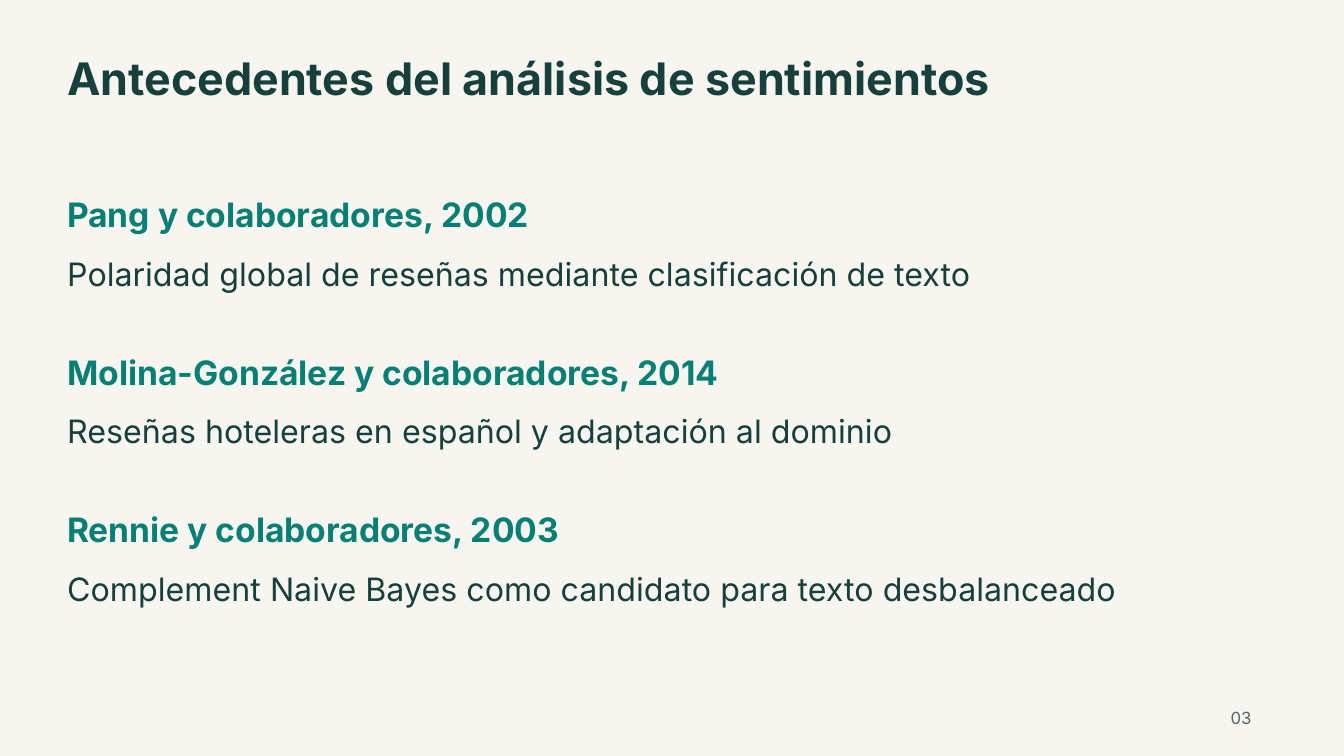
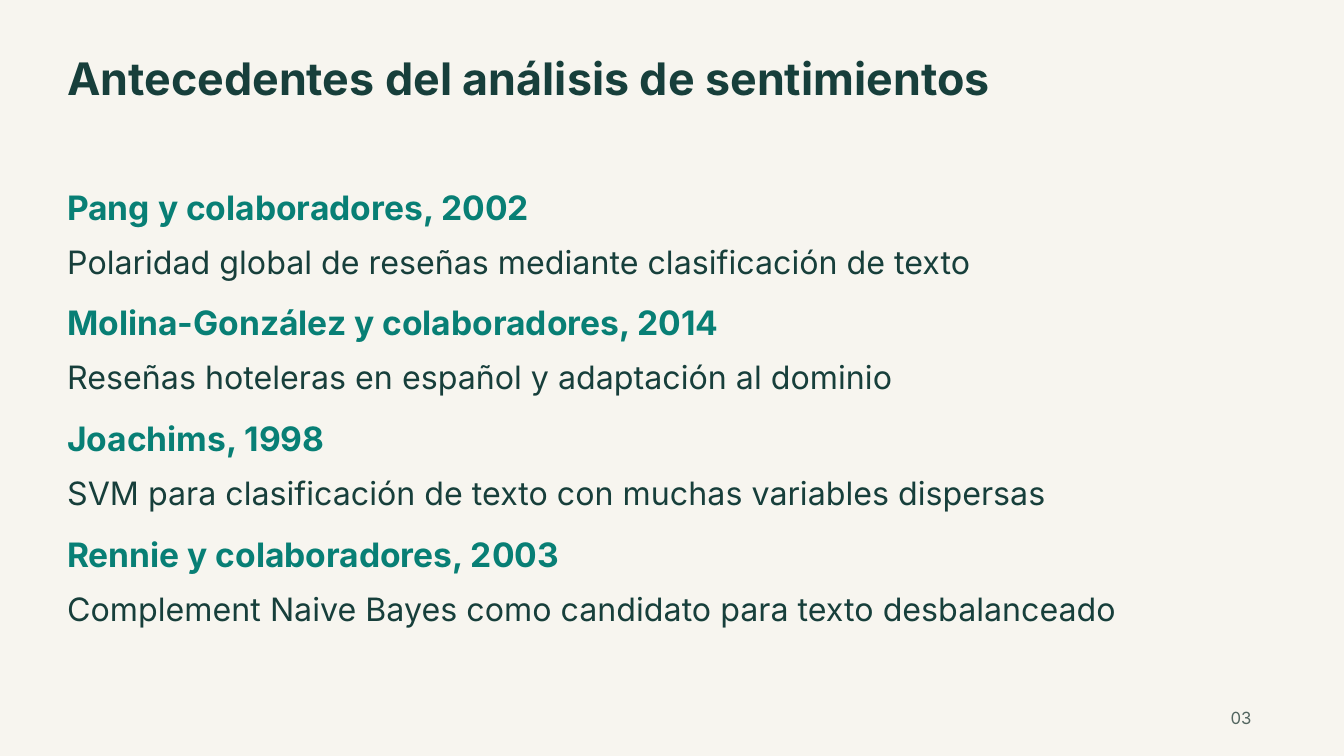
Before and after one commit to bvelastegui/hotel-reviews-ml, a slide deck: slide 3 of entregables/presentacion.pptx. Drawn at 1344x756 pixels with LibreOffice and Linux fonts; fonts in the diff are those of the drawing. Boxes give left, top, right and bottom in pixels: in the first picture for what was removed or moved away, otherwise in the second. Text is boxed around its words. In the diff, an @@ line names an element or a change of style, - is before the commit and + after.

```diff
--- a/entregables/presentacion.pptx
+++ b/entregables/presentacion.pptx
@@ text "Pang y colaboradores, 2002": place and size @@
-text "Pang y colaboradores, 2002" at <box>67,202,529,235</box>
+text "Pang y colaboradores, 2002" at <box>67,195,529,228</box>
@@ text "Polaridad global de reseñas mediante ...": place and size @@
-text "Polaridad global de reseñas mediante ..." at <box>67,261,970,293</box>
+text "Polaridad global de reseñas mediante ..." at <box>67,249,970,281</box>
@@ text "Molina-González y colaboradores, 2014": place and size @@
-text "Molina-González y colaboradores, 2014" at <box>67,359,719,392</box>
+text "Molina-González y colaboradores, 2014" at <box>67,309,719,342</box>
@@ text "Reseñas hoteleras en español y ...": place and size @@
-text "Reseñas hoteleras en español y ..." at <box>67,418,892,450</box>
+text "Reseñas hoteleras en español y ..." at <box>67,364,892,396</box>
@@ text added at <box>67,425,325,458</box>, 24 pt, text #087F75, bold @@
+Joachims, 1998
@@ text added at <box>67,480,1045,512</box>, 23 pt, text #173F3B @@
+SVM para clasificación de texto con muchas variables dispersas
@@ text "Rennie y colaboradores, 2003": place and size @@
-text "Rennie y colaboradores, 2003" at <box>67,516,559,549</box>
+text "Rennie y colaboradores, 2003" at <box>67,541,559,574</box>
@@ text "Complement Naive Bayes como candidato ...": place and size @@
-text "Complement Naive Bayes como candidato ..." at <box>67,577,1116,608</box>
+text "Complement Naive Bayes como candidato ..." at <box>67,597,1116,628</box>
```
Also in this commit, not shown: 10 other slides changed, 4 slides added, 1 slide removed, 3 other files.
